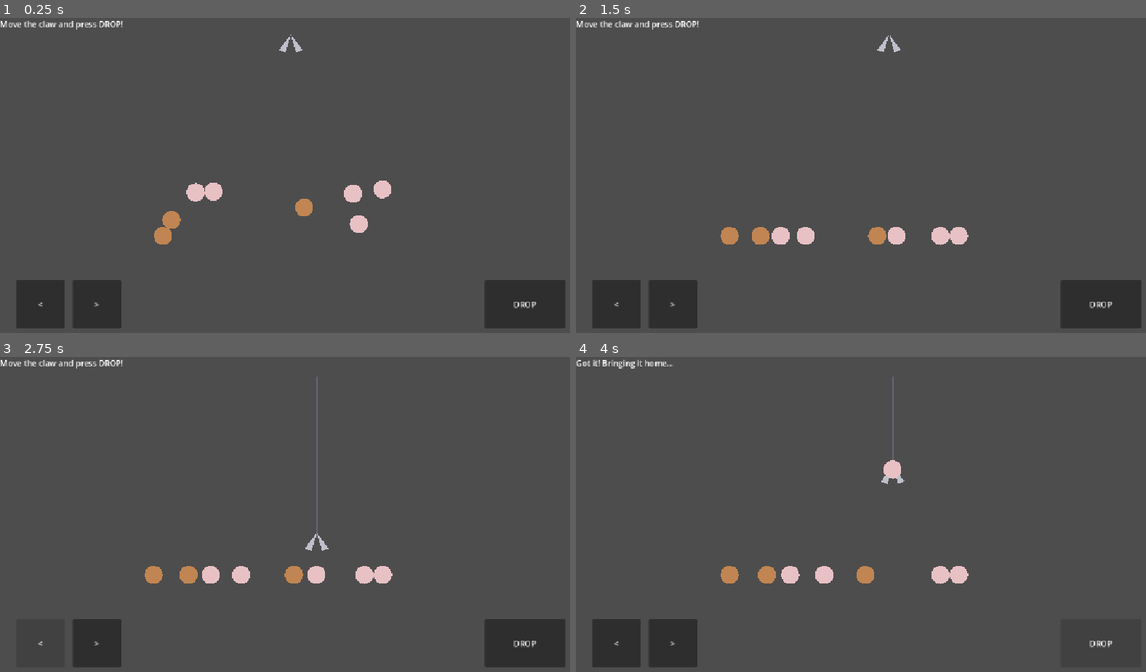
Above: before the commit, frames 1-4 (two rows, left to right).
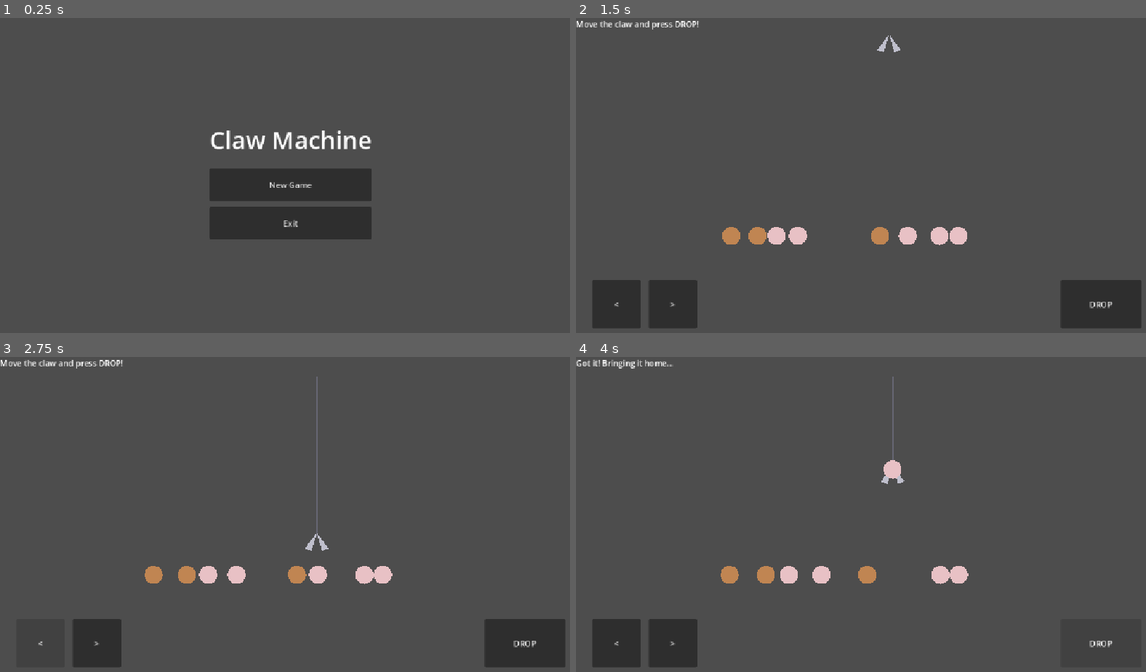
Above: after the commit, the same moments.

Repository: piwi-code/claw-machine
Game: Godot game, scene res://menu/main_menu.tscn
Same seed, same stepped clock (60 frames per second), same inputs: the game is played once before the commit and once after it. Before the commit the project starts from res://claw/physics_playground.tscn.
Inputs (mouse positions are in pixels of both pictures, inside the frame that each line leads up to):
- Up to frame 1 (0.25 s): no input
- Up to frame 2 (1.5 s): click (866, 184) at 0.5 s, where only the run after the commit has a clickable "New Game"; tap Enter at 1.25 s; hold Right from 1.28 s (still down)
- Up to frame 3 (2.75 s): tap Space at 1.52 s; release Right at 2 s; click "<" at 2 s
- Up to frame 4 (4 s): click ">" at 2.75 s; click "DROP" at 3.5 s

The runs differ from the first frame. In frame 1, 12% of the frame differs, in the area x 0-100%, y 0-99%; in frame 2, 0.6%; in frame 3, 0.3%; in frame 4, 0.1%.

Commit message:
feature(game-menu): Skeleton game menu (#5)
Skeleton game menu (untested) and tooling to support cloud development
by claude

---------

Co-authored-by: Claude <noreply@anthropic.com>

Diff:
--- a/autoload/game_state.gd
+++ b/autoload/game_state.gd
@@ -97,6 +97,20 @@
 		return false
 	return coins >= get_upgrade_cost(id)
 
+func has_save() -> bool:
+	return FileAccess.file_exists(SAVE_PATH)
+
+# Used by the main menu's "New Game" — wipes progress back to defaults and
+# saves immediately, so the old save is gone the moment the player confirms
+# rather than lingering until the next coin/prize triggers a write.
+func reset_game() -> void:
+	coins = GameData.STARTING_COINS
+	upgrade_levels = {}
+	collection = {}
+	total_grabs = 0
+	save_game()
+
+
 func buy_upgrade(id: String) -> bool:
 	if not can_afford_upgrade(id):
 		return false
--- /dev/null
+++ b/menu/main_menu.gd
@@ -0,0 +1,84 @@
+extends Control
+## MAIN MENU — the game's entry point.
+##
+## Shows "Continue" only when a save already exists; "New Game" wipes
+## GameState back to defaults (with a confirmation, since that's destructive)
+## and starts the same scene fresh. Built entirely in code, per the
+## code-first convention in CLAUDE.md.
+
+const PLAYGROUND_SCENE := "res://claw/physics_playground.tscn"
+
+
+func _ready() -> void:
+	set_anchors_preset(Control.PRESET_FULL_RECT)
+	_build_ui()
+
+
+func _build_ui() -> void:
+	var center := CenterContainer.new()
+	center.set_anchors_preset(Control.PRESET_FULL_RECT)
+	add_child(center)
+
+	var column := VBoxContainer.new()
+	column.add_theme_constant_override("separation", 24)
+	center.add_child(column)
+
+	var title := Label.new()
+	title.text = "Claw Machine"
+	title.horizontal_alignment = HORIZONTAL_ALIGNMENT_CENTER
+	title.add_theme_font_size_override("font_size", 48)
+	column.add_child(title)
+
+	var button_column := VBoxContainer.new()
+	button_column.add_theme_constant_override("separation", 12)
+	column.add_child(button_column)
+
+	if GameState.has_save():
+		var continue_btn := _make_menu_button("Continue")
+		continue_btn.pressed.connect(_on_continue_pressed)
+		button_column.add_child(continue_btn)
+
+		var new_game_btn := _make_menu_button("New Game")
+		new_game_btn.pressed.connect(_on_new_game_pressed)
+		button_column.add_child(new_game_btn)
+	else:
+		var start_btn := _make_menu_button("New Game")
+		start_btn.pressed.connect(_start_new_game)
+		button_column.add_child(start_btn)
+
+	# Quitting a web build means closing the browser tab, not the game — and
+	# browsers block scripted tab-close anyway — so there's nothing useful for
+	# this button to do there. Desktop/Android windows can actually exit.
+	if not OS.has_feature("web"):
+		var exit_btn := _make_menu_button("Exit")
+		exit_btn.pressed.connect(_on_exit_pressed)
+		button_column.add_child(exit_btn)
+
+
+func _make_menu_button(text: String) -> Button:
+	var btn := Button.new()
+	btn.text = text
+	btn.custom_minimum_size = Vector2(240, 64)
+	return btn
+
+
+func _on_continue_pressed() -> void:
+	get_tree().change_scene_to_file(PLAYGROUND_SCENE)
+
+
+# New Game is destructive when a save exists, so confirm before wiping it.
+func _on_new_game_pressed() -> void:
+	var dialog := ConfirmationDialog.new()
+	dialog.dialog_text = "Start a new game? This erases your current coins and collection."
+	dialog.confirmed.connect(_start_new_game)
+	add_child(dialog)
+	dialog.popup_centered()
+
+
+func _start_new_game() -> void:
+	GameState.reset_game()
+	get_tree().change_scene_to_file(PLAYGROUND_SCENE)
+
+
+func _on_exit_pressed() -> void:
+	get_tree().quit()
--- /dev/null
+++ b/menu/main_menu.tscn
@@ -0,0 +1,10 @@
+[gd_scene load_steps=2 format=3]
+
+[ext_resource type="Script" path="res://menu/main_menu.gd" id="1_script"]
+
+[node name="MainMenu" type="Control"]
+layout_mode = 3
+anchors_preset = 15
+anchor_right = 1.0
+anchor_bottom = 1.0
+script = ExtResource("1_script")
--- a/project.godot
+++ b/project.godot
@@ -11,7 +11,7 @@
 [application]
 
 config/name="claw-machine"
-run/main_scene="res://claw/physics_playground.tscn"
+run/main_scene="res://menu/main_menu.tscn"
 config/features=PackedStringArray("4.7", "GL Compatibility")
 config/icon="res://icon.svg"
 boot_splash/bg_color=Color(0.10980392, 0.12156863, 0.14901961, 1)
--- /dev/null
+++ b/tests/menu_reset_test.gd
@@ -0,0 +1,53 @@
+extends Node2D
+## HEADLESS REGRESSION TEST — GameState.has_save() / reset_game(), the logic
+## behind the main menu's Continue vs New Game choice.
+##
+## Runs synchronously in _ready(): no physics to settle, so there's no need
+## to wait a frame. tests/run_headless.sh runs this under a throwaway $HOME,
+## so it never touches the real save file.
+
+
+func _ready() -> void:
+	if GameState.has_save():
+		_finish(false, "FAIL: fresh $HOME should have no save yet")
+		return
+
+	GameState.add_coins(50)
+	GameState.upgrade_levels["grip_strength"] = 3
+	GameState.register_prize("teddy")
+	GameState.save_game()
+
+	if not GameState.has_save():
+		_finish(false, "FAIL: has_save() should be true right after save_game()")
+		return
+
+	GameState.reset_game()
+
+	if GameState.coins != GameData.STARTING_COINS:
+		_finish(false, "FAIL: reset_game() left coins=%d, expected %d" % [
+			GameState.coins, GameData.STARTING_COINS
+		])
+		return
+	if not GameState.upgrade_levels.is_empty():
+		_finish(false, "FAIL: reset_game() left upgrade_levels=%s, expected empty" % [
+			GameState.upgrade_levels
+		])
+		return
+	if not GameState.collection.is_empty():
+		_finish(false, "FAIL: reset_game() left collection=%s, expected empty" % [
+			GameState.collection
+		])
+		return
+	if not GameState.has_save():
+		_finish(false, "FAIL: reset_game() should still leave a save file behind")
+		return
+
+	_finish(true, "PASS: reset_game() cleared coins/upgrades/collection and re-saved")
+
+
+func _finish(passed: bool, message: String) -> void:
+	if passed:
+		print(message)
+	else:
+		printerr(message)
+	get_tree().quit(0 if passed else 1)
--- /dev/null
+++ b/tests/menu_reset_test.tscn
@@ -0,0 +1,6 @@
+[gd_scene load_steps=2 format=3]
+
+[ext_resource type="Script" path="res://tests/menu_reset_test.gd" id="1_script"]
+
+[node name="MenuResetTest" type="Node2D"]
+script = ExtResource("1_script")
Not shown, added: .claude/settings.json
Not shown, added: .claude/hooks/session-start.sh
Not shown, changed: CLAUDE.md
Not shown, added: scripts/godot_cloud_setup.sh
